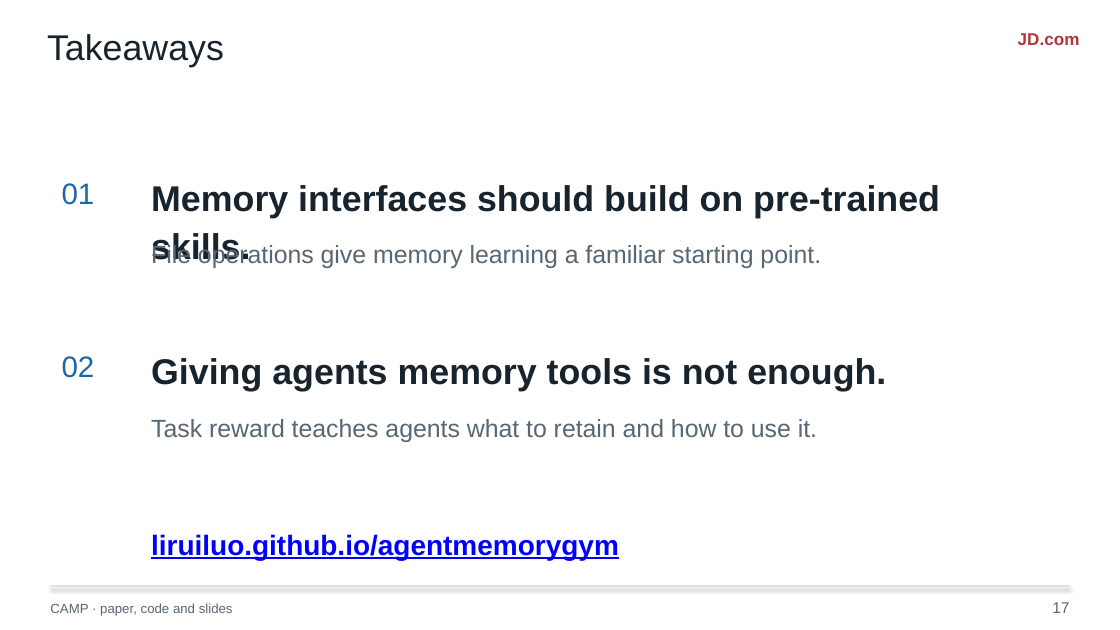
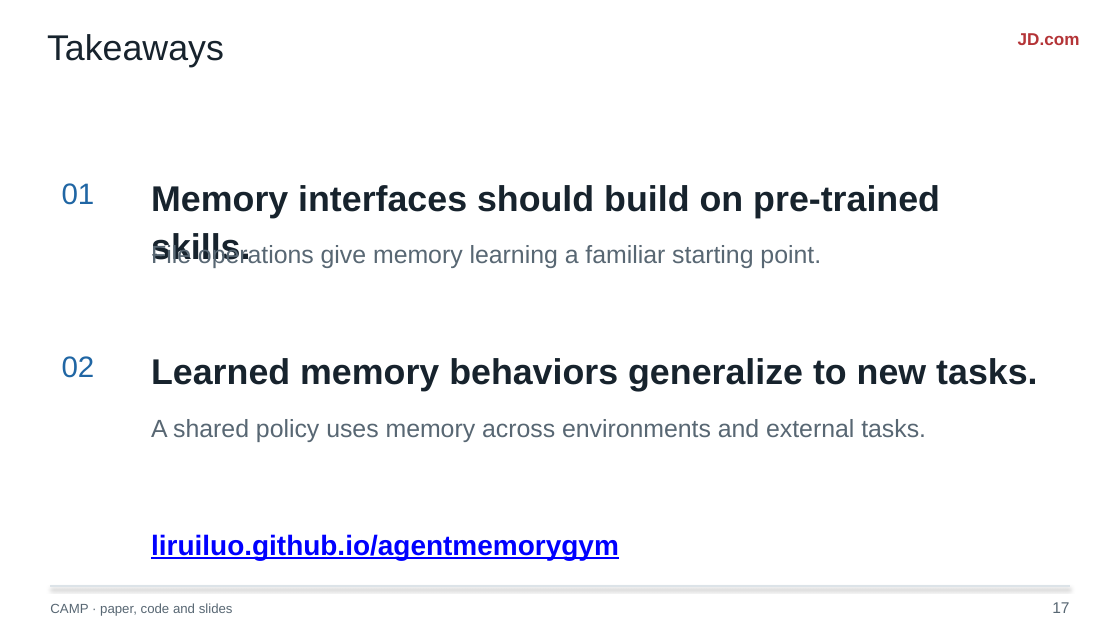
Before and after one commit to liruiluo/agentmemorygym, a slide deck: slide 17 of assets/slides/coding-agent-memory-post-training-slides.pptx. Drawn at 1120x630 pixels with LibreOffice and Linux fonts; fonts in the diff are those of the drawing. Boxes give left, top, right and bottom in pixels: in the first picture for what was removed or moved away, otherwise in the second. Text is boxed around its words. In the diff, an @@ line names an element or a change of style, - is before the commit and + after.

Commit message:
Make the second CAMP takeaway about generalization to new tasks

```diff
--- a/assets/slides/coding-agent-memory-post-training-slides.pptx
+++ b/assets/slides/coding-agent-memory-post-training-slides.pptx
@@ text at [151,358,1037,391]: text changed @@
-Giving agents memory tools is not enough.
+Learned memory behaviors generalize to new tasks.
@@ text at [151,419,926,442]: text changed @@
-Task reward teaches agents what to retain and how to use it.
+A shared policy uses memory across environments and external tasks.
```
Also in this commit, not shown: 9 other files.
